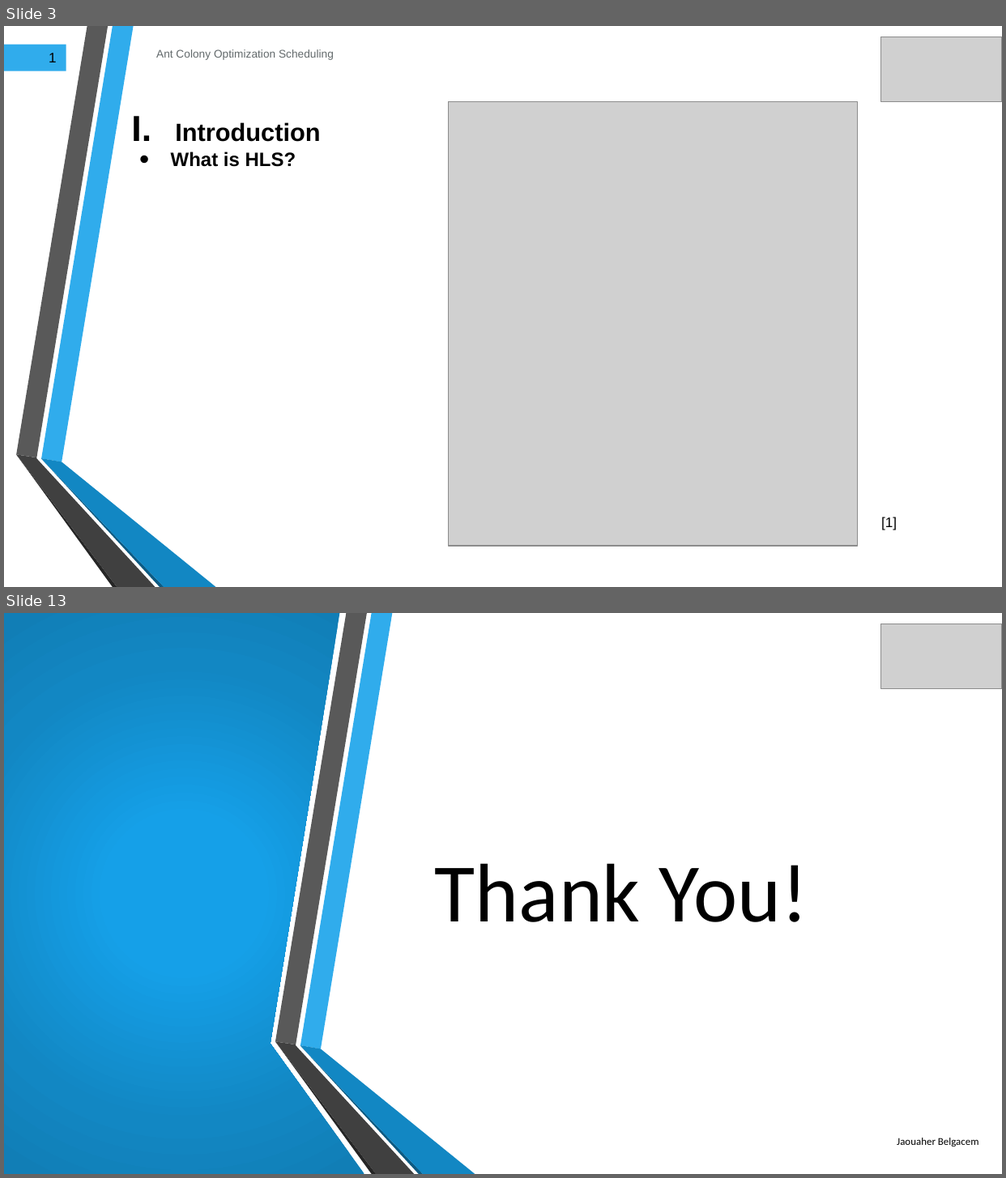
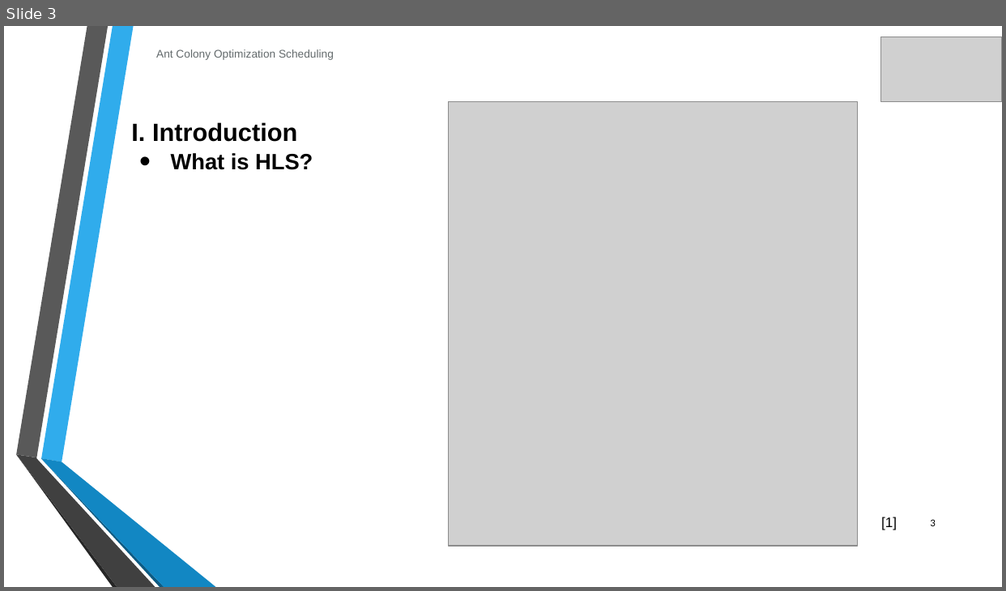
Before and after one commit to JaouaherBelgacem/Ant-Colony-Optimization, a slide deck: Final submission/Presentation/ACO presentation draft.pptx. Shown one above the other, each under a label of ours: slides 3 and 13 before the commit, slide 3 after it; the slides between them are not shown. The pictures are 1006x1178 and 1006x591 pixels, drawn with LibreOffice and Linux fonts; fonts in the diff are those of the drawing; grey boxes stand for pictures; background and template pictures are left out. Boxes give left, top, right and bottom in pixels: in the first picture for what was removed or moved away, otherwise in the second. Text is boxed around its words. In the diff, an @@ line names an element or a change of style, - is before the commit and + after.

```diff
--- a/Final submission/Presentation/ACO presentation draft.pptx
+++ b/Final submission/Presentation/ACO presentation draft.pptx
@@ slide 13 removed at (x1=4, y1=613, x2=1002, y2=1174), background picture (left out); not listed: 6 template elements that a slide beside it also shows @@
@@ rectangle removed at (x1=4, y1=613, x2=1002, y2=1174) @@
@@ freeform shape removed at (x1=4, y1=613, x2=364, y2=1174) @@
@@ picture removed at (x1=881, y1=624, x2=1002, y2=689) @@
@@ group removed at (x1=49, y1=613, x2=459, y2=1174): 6 freeform shapes @@
@@ title removed at (x1=435, y1=863, x2=808, y2=922) @@
-Thank You!
@@ group removed at (x1=275, y1=613, x2=475, y2=1174): 6 freeform shapes @@
@@ text removed at (x1=897, y1=1138, x2=979, y2=1147) @@
-Jaouaher Belgacem
@@ slide 3 changed as well @@
@@ rectangle removed at (x1=4, y1=44, x2=66, y2=71) @@
-1
@@ text at (x1=131, y1=122, x2=297, y2=142): text changed @@
-I. Introduction
+I. Introduction
@@ text "What is HLS?" at (x1=171, y1=153, x2=313, y2=170): size 14 to 16 pt @@
@@ page number added at (x1=930, y1=519, x2=936, y2=527), 7.5 pt, text #000000 @@
+3
```
Also in this commit, not shown: 5 other slides changed, 7 slides added, 6 other slides removed, 1 other file.
